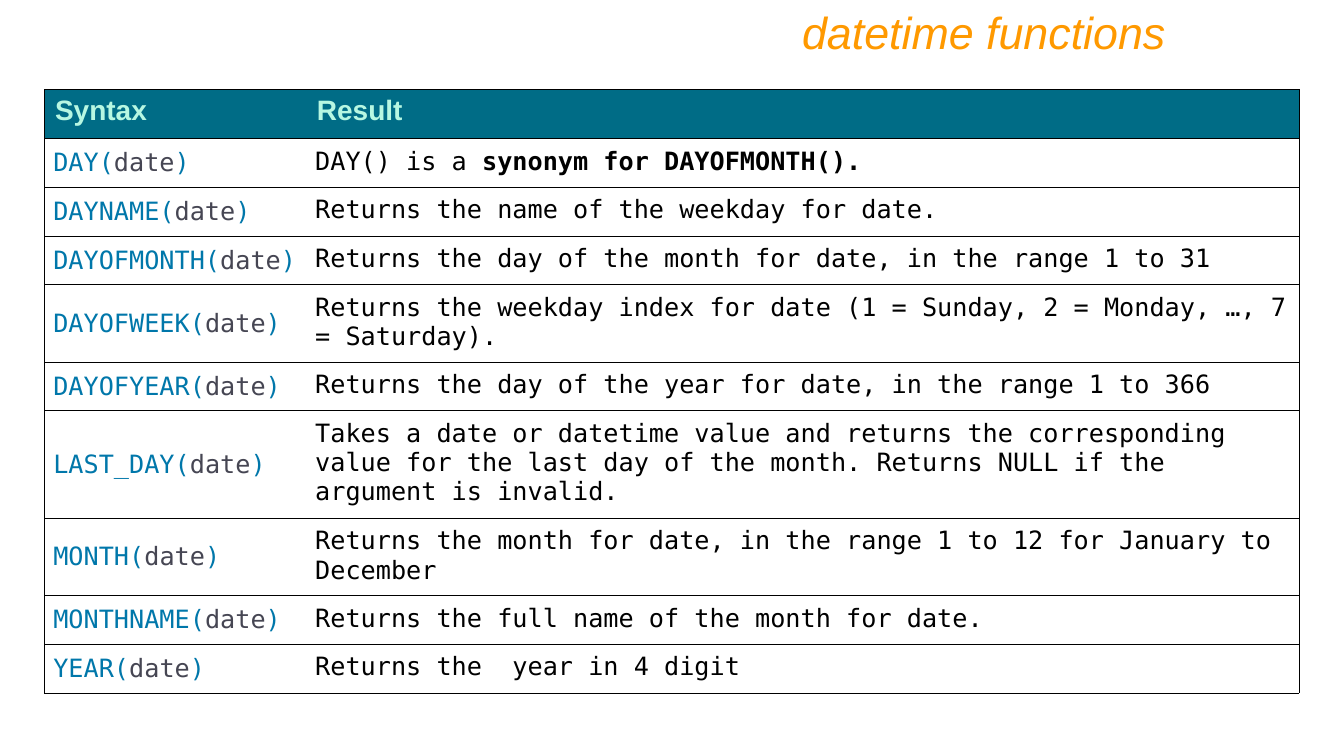
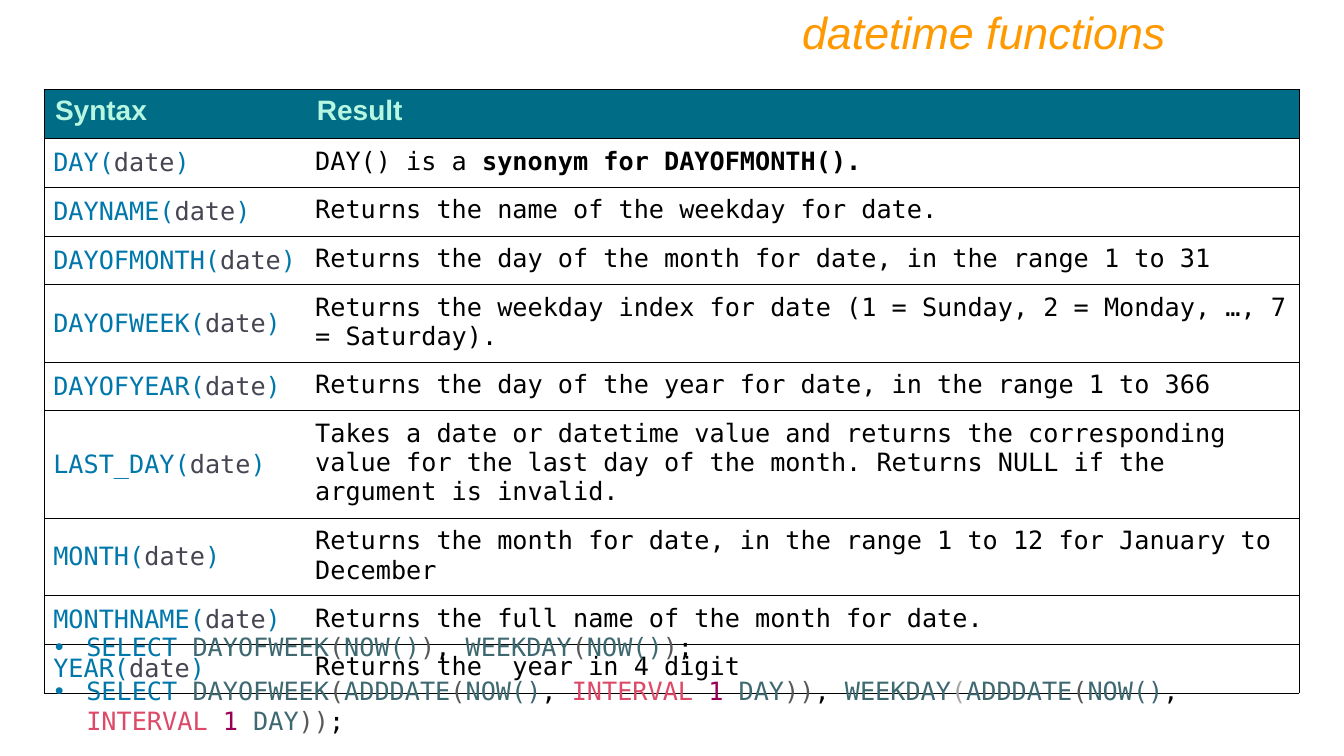
Before and after one commit to RajnishJadhav/DBT, a slide deck: slide 112 of IET MySQL PPT Ver9.pptx. Drawn at 1344x756 pixels with LibreOffice and Linux fonts; fonts in the diff are those of the drawing. Boxes give left, top, right and bottom in pixels: in the first picture for what was removed or moved away, otherwise in the second. Text is boxed around its words. In the diff, an @@ line names an element or a change of style, - is before the commit and + after.

```diff
--- a/IET MySQL PPT Ver9.pptx
+++ b/IET MySQL PPT Ver9.pptx
@@ text added at (86, 637, 1179, 734), 18 pt, text #3F6971 @@
+• SELECT DAYOFWEEK(NOW()), WEEKDAY(NOW());
+• SELECT DAYOFWEEK(ADDDATE(NOW(), INTERVAL 1 DAY)), WEEKDAY(ADDDATE(NOW(), INTERVAL 1 DAY));
```
Also in this commit, not shown: 8 other slides changed, 108 slides added, 8 other files.
